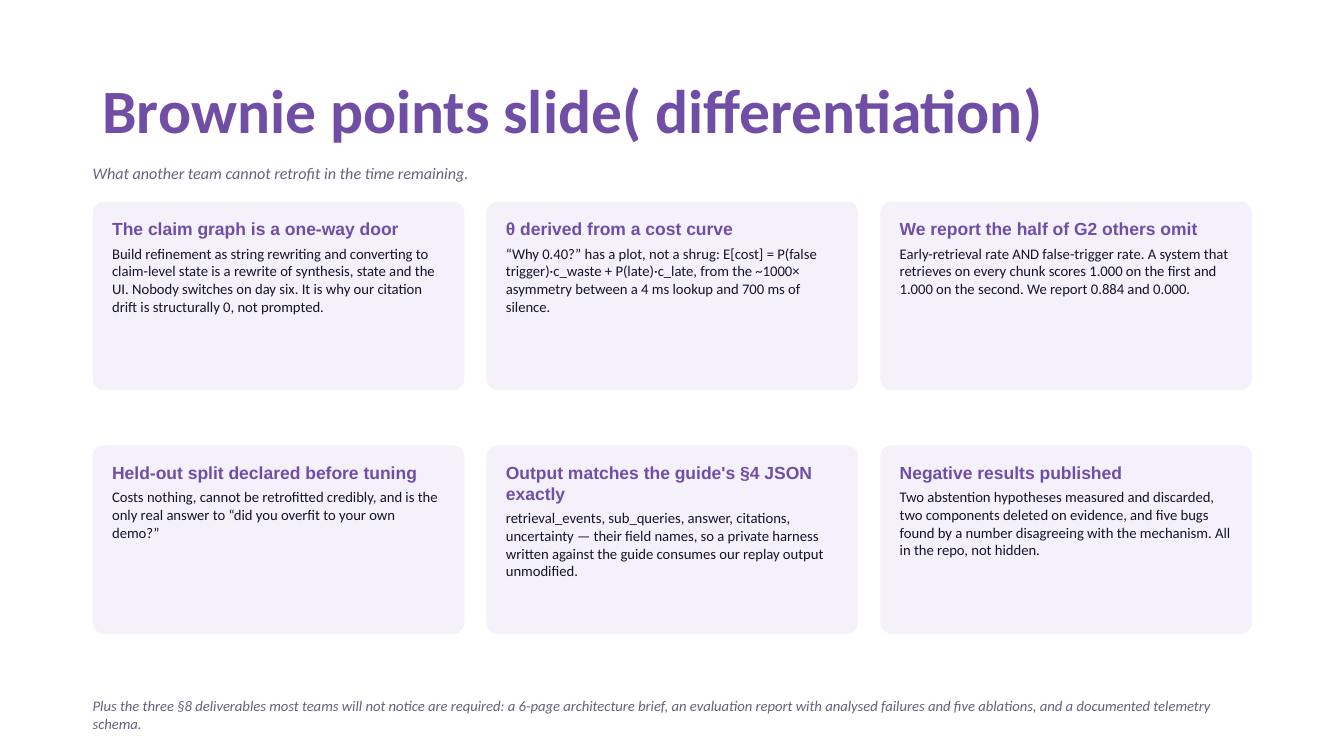
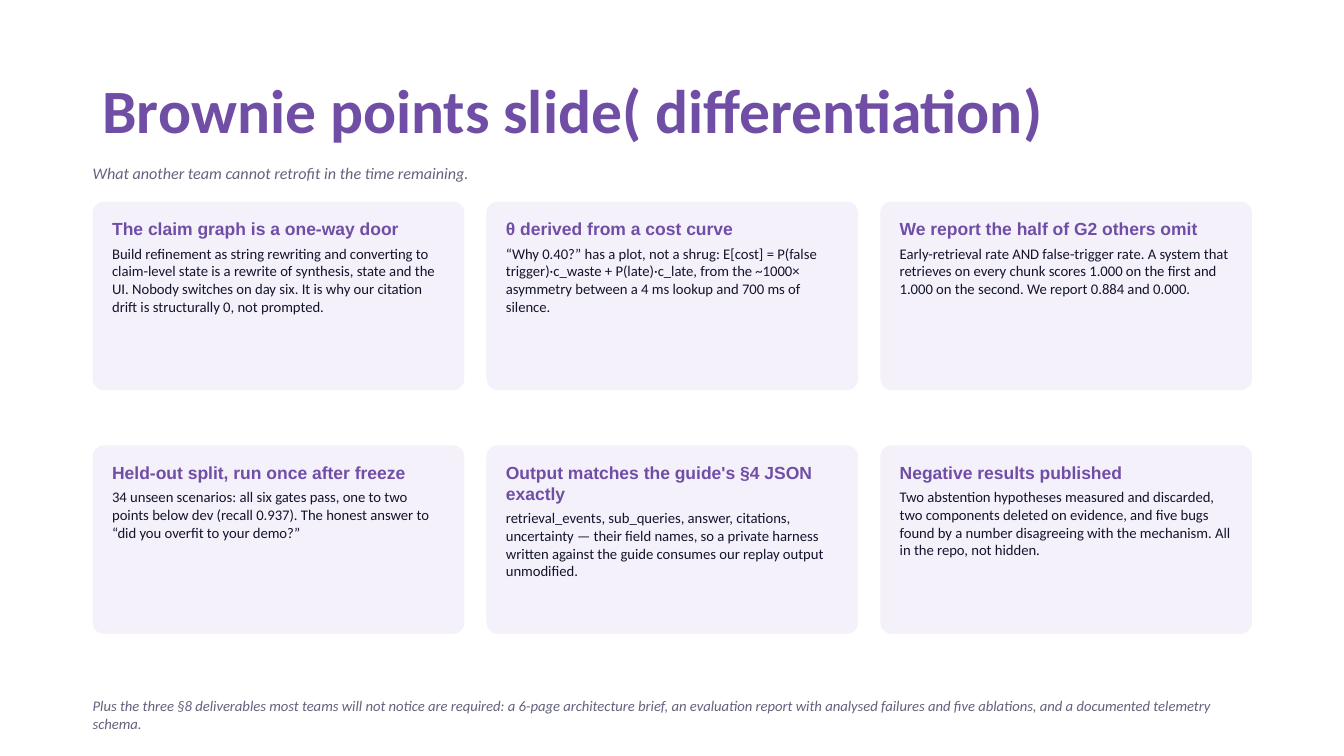
Before and after one commit to deathKiller10/ripple, a slide deck: slide 10 of VITVellore_Spark_Submission.pptx. Drawn at 1344x756 pixels with LibreOffice and Linux fonts; fonts in the diff are those of the drawing. Boxes give left, top, right and bottom in pixels: in the first picture for what was removed or moved away, otherwise in the second. Text is boxed around its words. In the diff, an @@ line names an element or a change of style, - is before the commit and + after.

```diff
--- a/VITVellore_Spark_Submission.pptx
+++ b/VITVellore_Spark_Submission.pptx
@@ text in rounded rectangle at [112, 466, 429, 541]: text changed @@
-Held-out split declared before tuning
-Costs nothing, cannot be retrofitted credibly, and is the only real answer to “did you overfit to your own demo?”
+Held-out split, run once after freeze
+34 unseen scenarios: all six gates pass, one to two points below dev (recall 0.937). The honest answer to “did you overfit to your demo?”
```
Also in this commit, not shown: 1 other slide changed, 39 other files.
